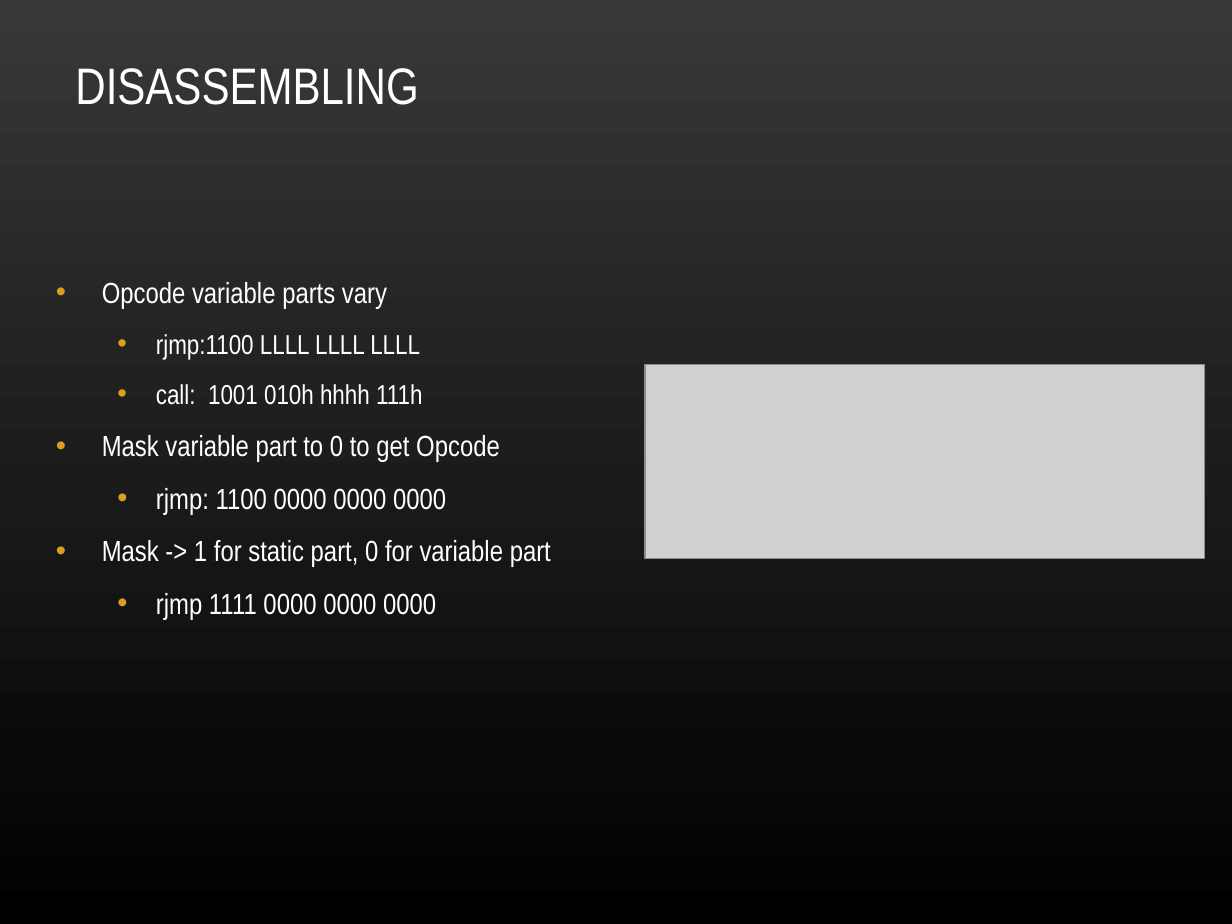
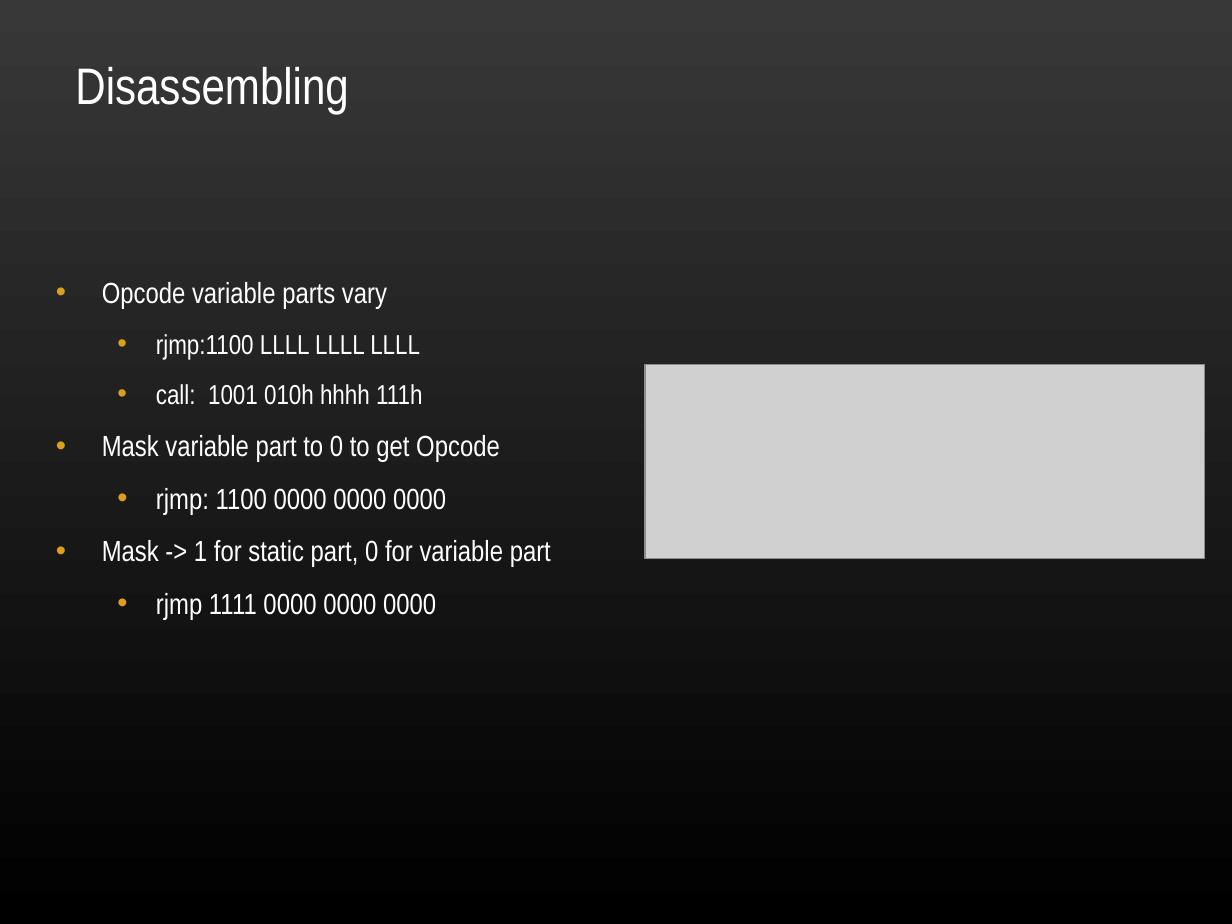
Before and after one commit to ekohl/essig, a slide deck: slide 10 of presentation/essig.ppt. Drawn at 1232x924 pixels with LibreOffice and Linux fonts; fonts in the diff are those of the drawing; grey boxes stand for pictures; background and template pictures are left out. Boxes give left, top, right and bottom in pixels: in the first picture for what was removed or moved away, otherwise in the second. Text is boxed around its words. In the diff, an @@ line names an element or a change of style, - is before the commit and + after.

Commit message:
Fix title

```diff
--- a/presentation/essig.ppt
+++ b/presentation/essig.ppt
@@ title at bbox=[75, 67, 348, 114]: text changed @@
-DISASSEMBLING
+Disassembling
```
Also in this commit, not shown: 3 other slides changed.
